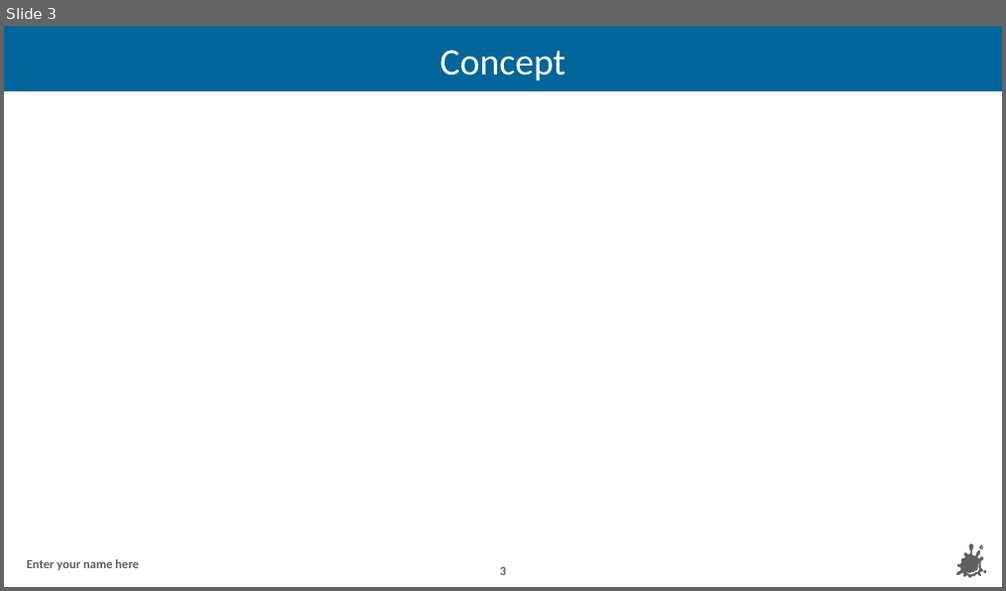
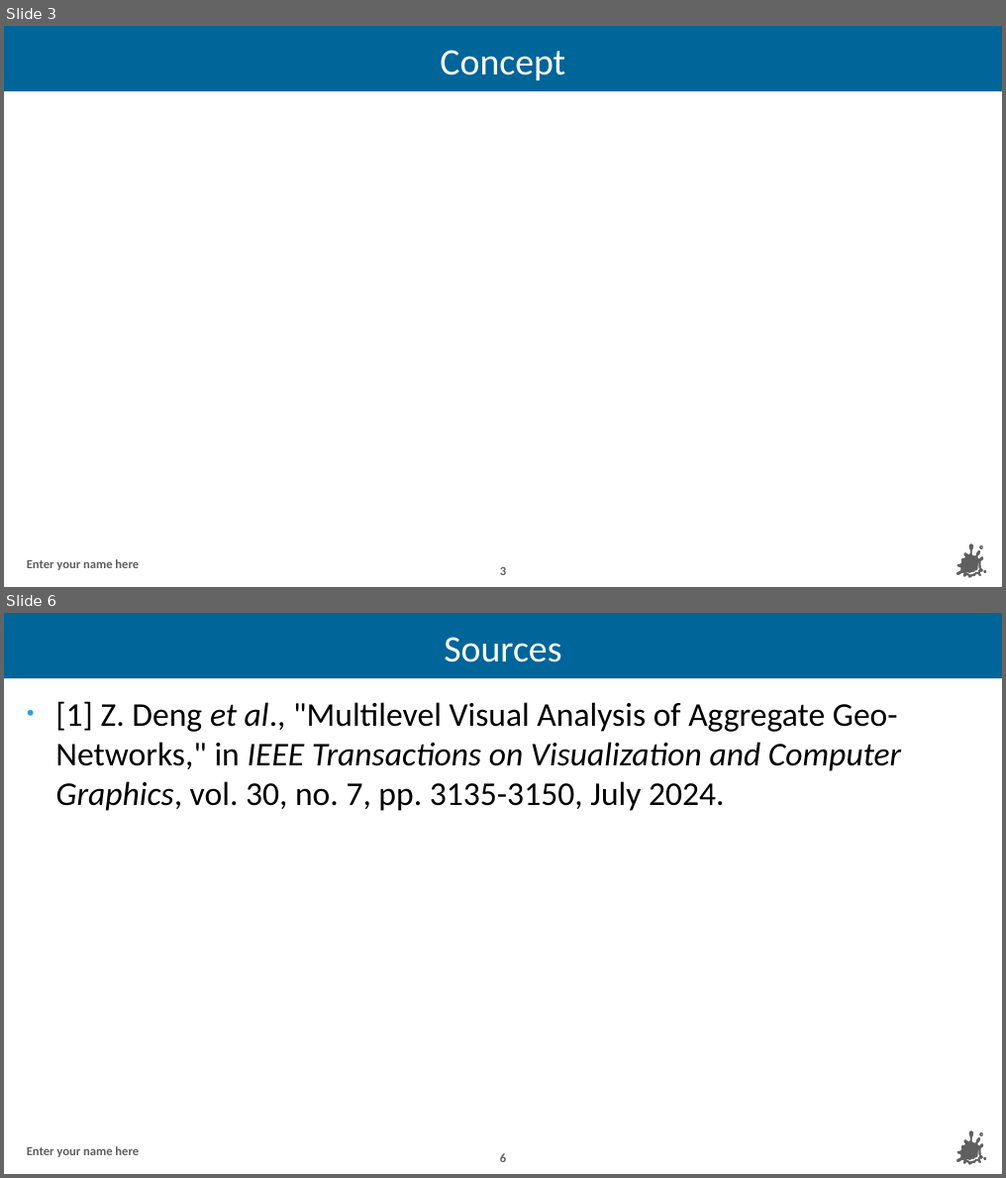
Before and after one commit to jessy911/Visualization, a slide deck: 1. Research Paper Implementation_.pptx. Shown one above the other, each under a label of ours: slide 3 before the commit, slides 3 and 6 after it; the slides between them are not shown. The pictures are 1006x591 and 1006x1178 pixels, drawn with LibreOffice and Linux fonts; fonts in the diff are those of the drawing; background and template pictures are left out. Boxes give left, top, right and bottom in pixels: in the first picture for what was removed or moved away, otherwise in the second. Text is boxed around its words. In the diff, an @@ line names an element or a change of style, - is before the commit and + after.

```diff
--- a/1. Research Paper Implementation_.pptx
+++ b/1. Research Paper Implementation_.pptx
@@ slide 6 added at bbox=[4, 613, 1002, 1174], background #FFFFFF; not listed: 10 template elements that a slide beside it also shows @@
@@ title added at bbox=[444, 637, 561, 663], 36 pt, text #FFFFFF @@
+Sources
@@ text added at bbox=[55, 701, 901, 811], 32 pt, text #000000 @@
+• [1] Z. Deng et al., "Multilevel Visual Analysis of Aggregate Geo-Networks," in IEEE Transactions on Visualization and Computer Graphics, vol. 30, no. 7, pp. 3135-3150, July 2024.
@@ text added at bbox=[27, 1147, 139, 1157], 12 pt, text #5F5F5F, bold @@
+Enter your name here
@@ page number added at bbox=[500, 1154, 506, 1162], 12 pt, text #5F5F5F, bold @@
+6
```
Also in this commit, not shown: 3 slides changed.
